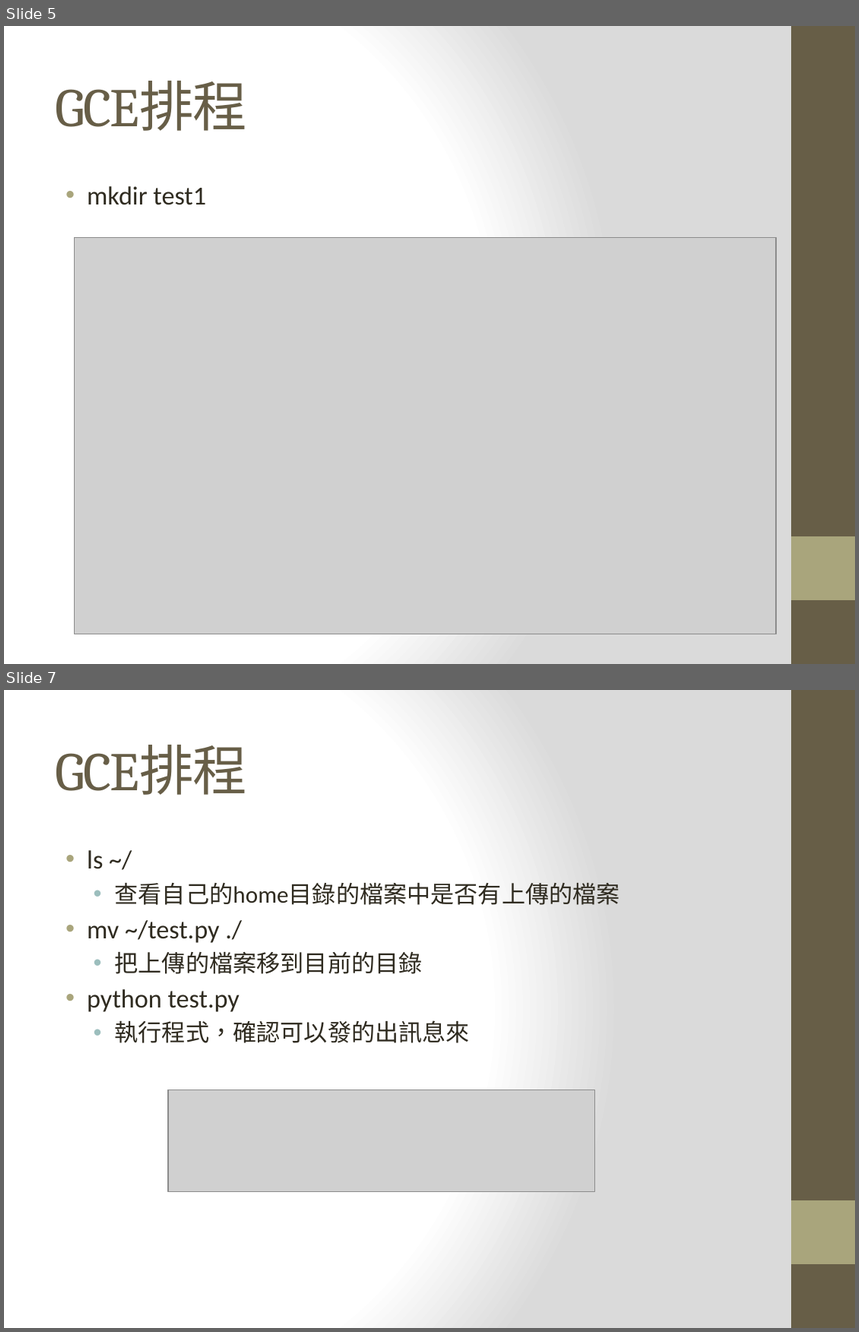
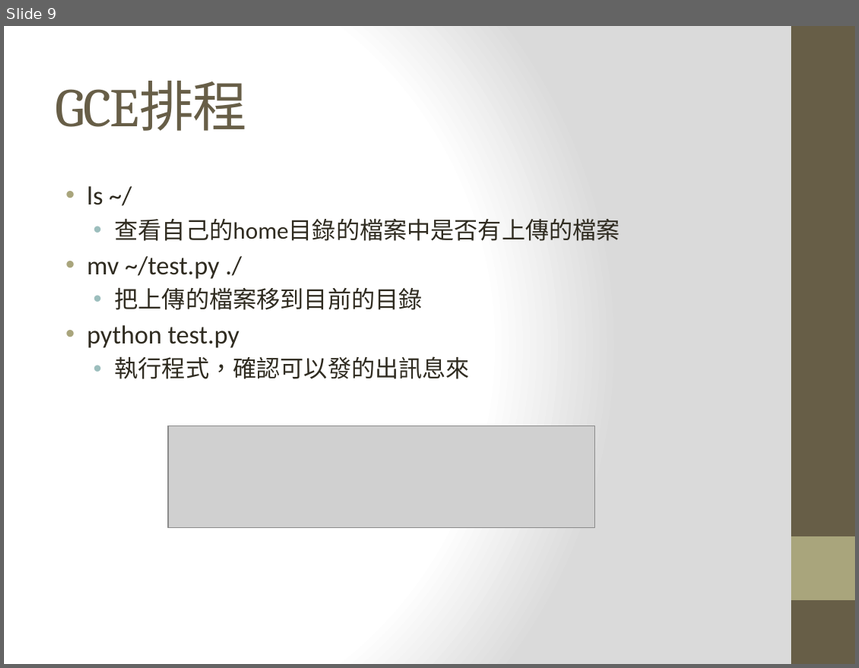
Before and after one commit to maloyang/KH20200704_Python_Basic_and_ML, a slide deck: Day3/Day3-3.pptx. Shown one above the other, each under a label of ours: slides 5 and 7 before the commit, slide 9 after it; the slides between them are not shown. The pictures are 859x1332 and 859x668 pixels, drawn with LibreOffice and Linux fonts; fonts in the diff are those of the drawing; grey boxes stand for pictures. Boxes give left, top, right and bottom in pixels: in the first picture for what was removed or moved away, otherwise in the second. Text is boxed around its words. In the diff, an @@ line names an element or a change of style, - is before the commit and + after.

```diff
--- a/Day3/Day3-3.pptx
+++ b/Day3/Day3-3.pptx
@@ slide 5 removed at (4, 26, 855, 664), background gradient #FFFFFF to #DADADA; not listed: 2 template elements that a slide beside it also shows @@
@@ title removed at (55, 81, 247, 131) @@
-GCE排程
@@ text removed at (87, 186, 206, 205) @@
-• mkdir test1
@@ picture removed at (75, 238, 777, 635) @@
@@ what was slide 7 is now slide 9 @@
```
Also in this commit, not shown: 2 slides changed, 6 slides added.
